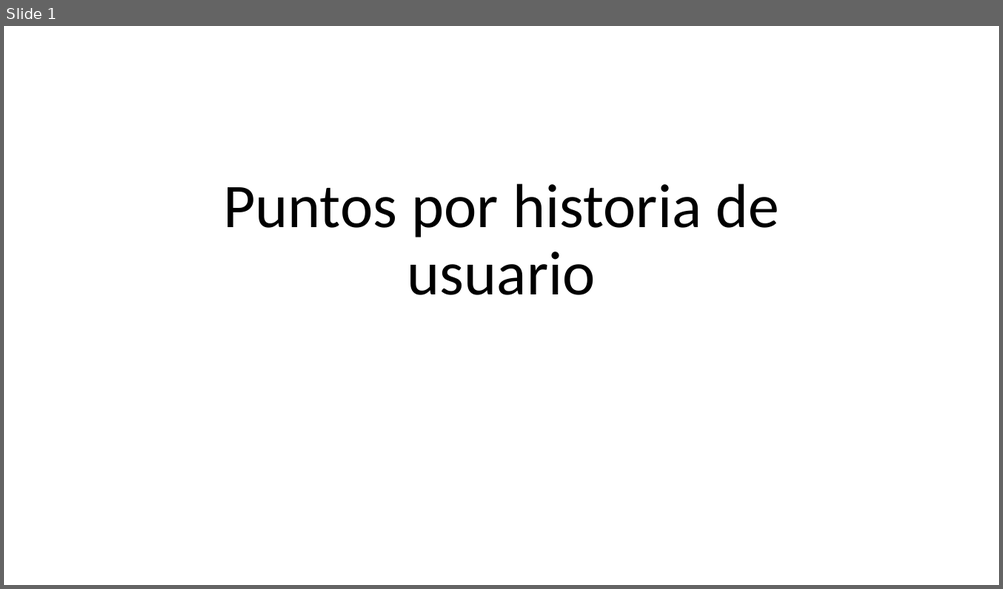
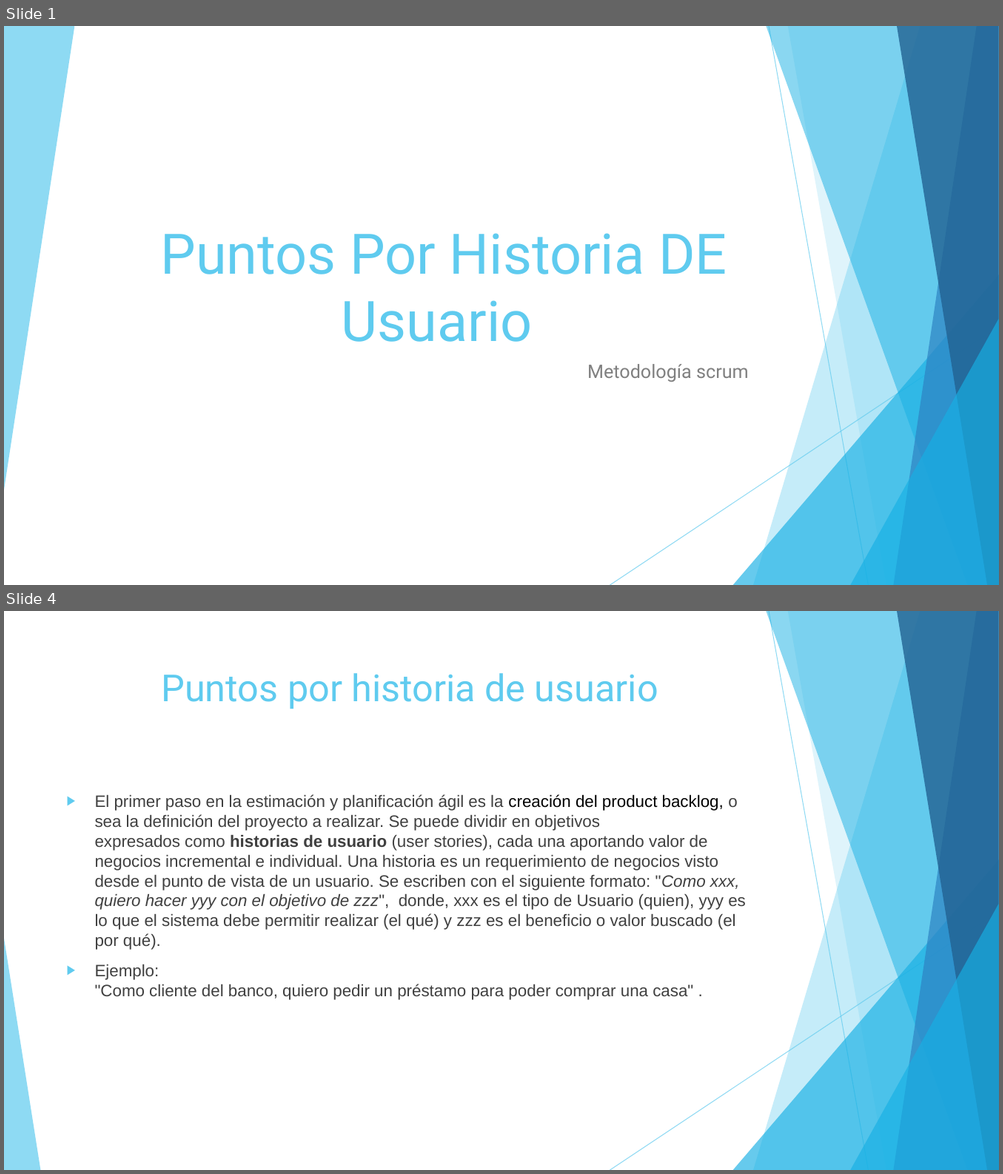
Before and after one commit to JulianAguilar/Equipo6AdminProy, a slide deck: Puntos por historia de usuario.pptx. Shown one above the other, each under a label of ours: slide 1 before the commit, slides 1 and 4 after it; the slides between them are not shown. The pictures are 1003x589 and 1003x1174 pixels, drawn with LibreOffice and Linux fonts; fonts in the diff are those of the drawing. Boxes give left, top, right and bottom in pixels: in the first picture for what was removed or moved away, otherwise in the second. Text is boxed around its words. In the diff, an @@ line names an element or a change of style, - is before the commit and + after.

```diff
--- a/Puntos por historia de usuario.pptx
+++ b/Puntos por historia de usuario.pptx
@@ slide 4 added at (4,611,999,1170), background #FFFFFF; not listed: 9 template elements that a slide beside it also shows @@
@@ title added at (161,673,658,709), 36 pt, text #5FCBEF @@
+Puntos por historia de usuario
@@ text added at (95,795,745,1000), 16 pt, text #404040 @@
+▶ El primer paso en la estimación y planificación ágil es la creación del product backlog, o sea la definición del proyecto a realizar. Se puede dividir en objetivos expresados como historias de usuario (user stories), cada una aportando valor de negocios incremental e individual. Una historia es un requerimiento de negocios visto desde el punto de vista de un usuario. Se escriben con el siguiente formato: "Como xxx, quiero hacer yyy con el objetivo de zzz", donde, xxx es el tipo de Usuario (quien), yyy es lo que el sistema debe permitir realizar (el qué) y zzz es el beneficio o valor buscado (el por qué).
+▶ Ejemplo:
+  "Como cliente del banco, quiero pedir un préstamo para poder comprar una casa" .
@@ triangle added at (4,939,40,1170), fill #5FCBEF at 70% opacity @@
@@ slide 1 changed as well @@
@@ title at (160,233,727,342): text changed; size 60 to 54 pt; font Calibri to Roboto; text colour #000000 to #5FCBEF @@
-Puntos por historia de usuario
+Puntos Por Historia DE Usuario
@@ group added at (4,26,999,585): 6 freeform shapes, 2 lines, 2 triangles @@
@@ subtitle added at (587,364,748,382), 18 pt, text #808080 @@
+Metodología scrum
```
Also in this commit, not shown: 2 other slides added, 15 slides removed.
